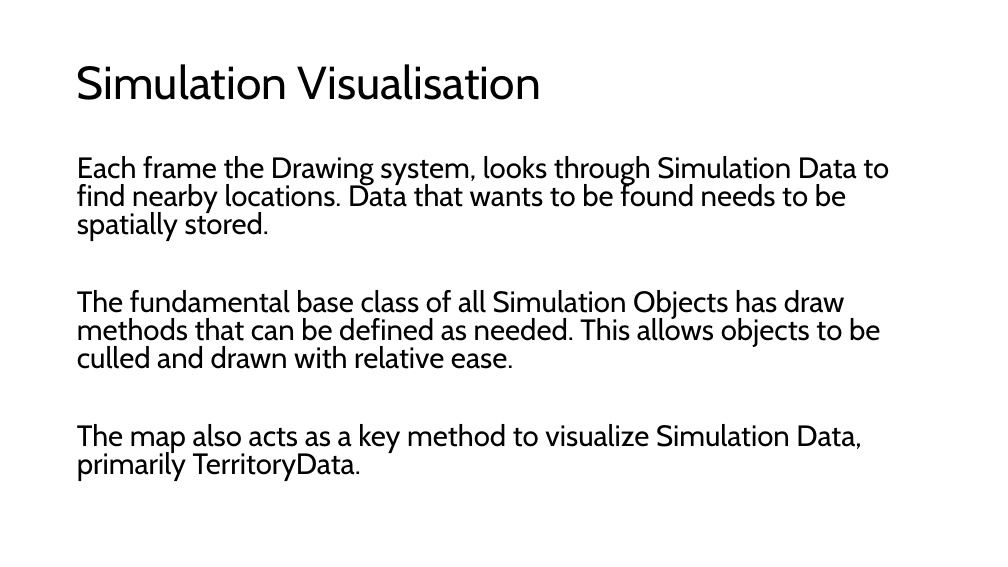
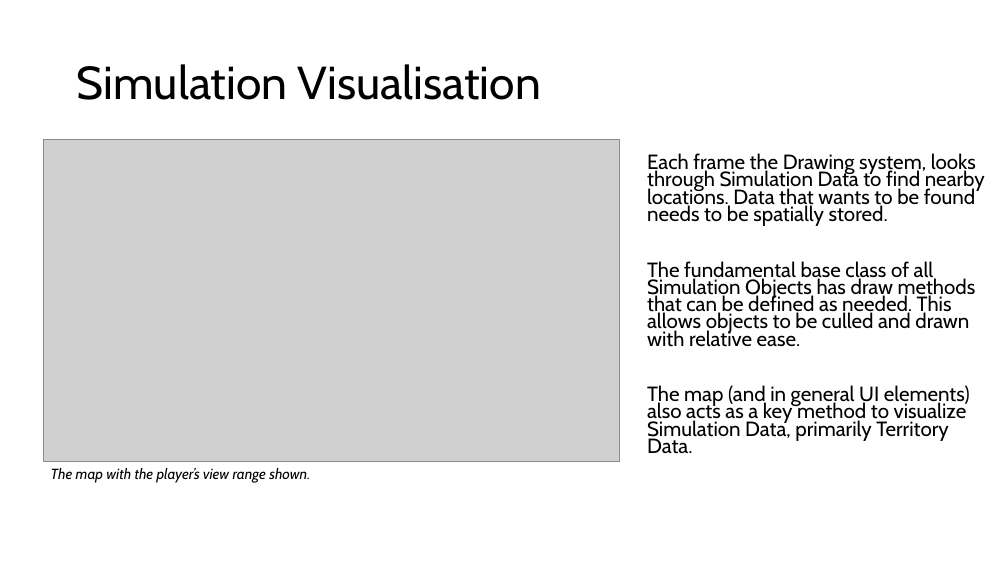
Before and after one commit to AlexanderNoles/FinalYearProject, a slide deck: slide 10 of Writing/FYP-Presentation.pptx. Drawn at 1008x567 pixels with LibreOffice and Linux fonts; fonts in the diff are those of the drawing; grey boxes stand for pictures. Boxes give left, top, right and bottom in pixels: in the first picture for what was removed or moved away, otherwise in the second. Text is boxed around its words. In the diff, an @@ line names an element or a change of style, - is before the commit and + after.

```diff
--- a/Writing/FYP-Presentation.pptx
+++ b/Writing/FYP-Presentation.pptx
@@ picture added at bbox=[43, 140, 619, 461] @@
@@ text "Each frame the Drawing system, ...": place and size @@
-text "Each frame the Drawing system, ..." at bbox=[77, 156, 889, 481]
+text "Each frame the Drawing system, ..." at bbox=[647, 153, 985, 454]
@@ text at bbox=[647, 153, 985, 347]: size 28 to 19.6 pt in "Each frame the Drawing system, looks through ...", "The fundamental base class of all Simulation ..."; line spacing 0.8 to 0.7 @@
@@ text at bbox=[647, 385, 970, 454]: text changed; size 28 to 19.6 pt @@
-The map also acts as a key method to visualize Simulation Data, primarily TerritoryData.
+The map (and in general UI elements) also acts as a key method to visualize Simulation Data, primarily Territory Data.
@@ text added at bbox=[51, 468, 310, 483], 14 pt, text #000000, italic @@
+The map with the player’s view range shown.
```
Also in this commit, not shown: 3 other slides changed, 1 slide removed.
